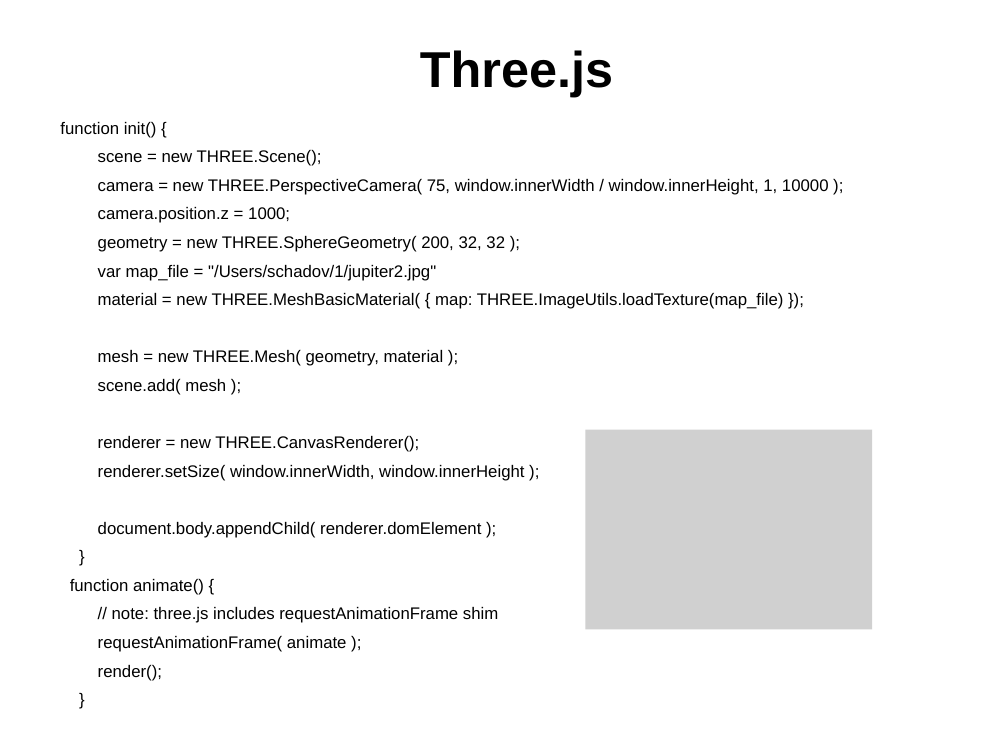
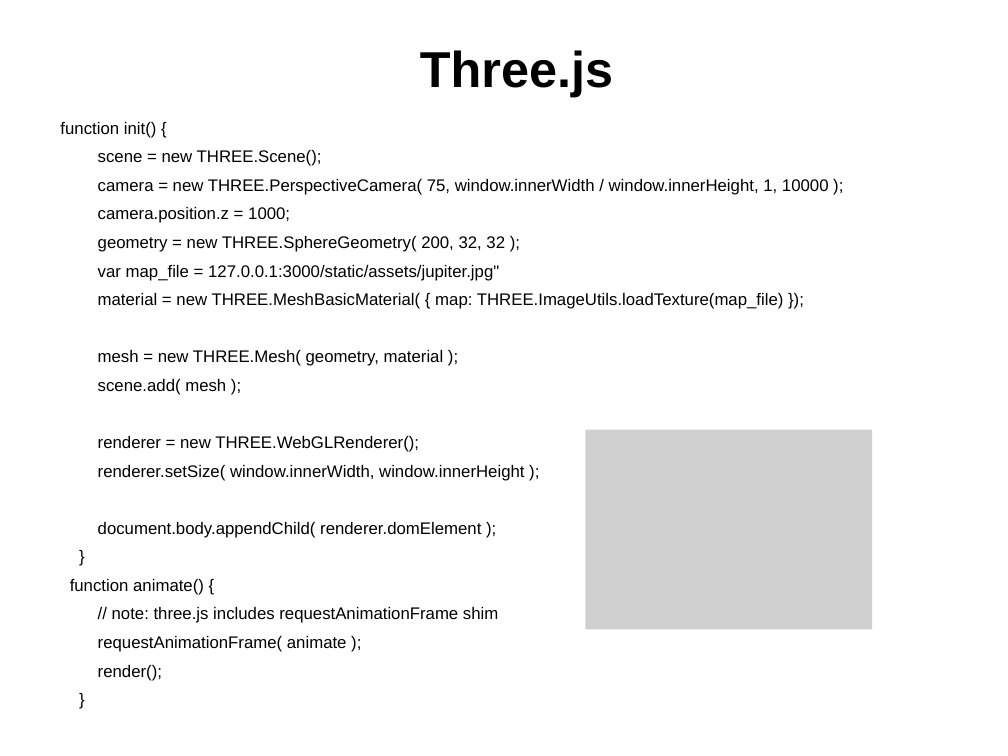
Before and after one commit to schadov/241m-lectures, a slide deck: slide 25 of Lecture-webgl.pptx (slide 27 before the commit). Drawn at 1008x756 pixels with LibreOffice and Linux fonts; fonts in the diff are those of the drawing; grey boxes stand for pictures. Boxes give left, top, right and bottom in pixels: in the first picture for what was removed or moved away, otherwise in the second. Text is boxed around its words. In the diff, an @@ line names an element or a change of style, - is before the commit and + after.

```diff
--- a/Lecture-webgl.pptx
+++ b/Lecture-webgl.pptx
@@ text at bbox=[98, 265, 499, 281]: text changed @@
-var map_file = "/Users/schadov/1/jupiter2.jpg"
+var map_file = 127.0.0.1:3000/static/assets/jupiter.jpg"
@@ text at bbox=[98, 436, 419, 452]: text changed @@
-renderer = new THREE.CanvasRenderer();
+renderer = new THREE.WebGLRenderer();
```
Also in this commit, not shown: 5 other slides changed, 2 slides added, 4 slides removed.
